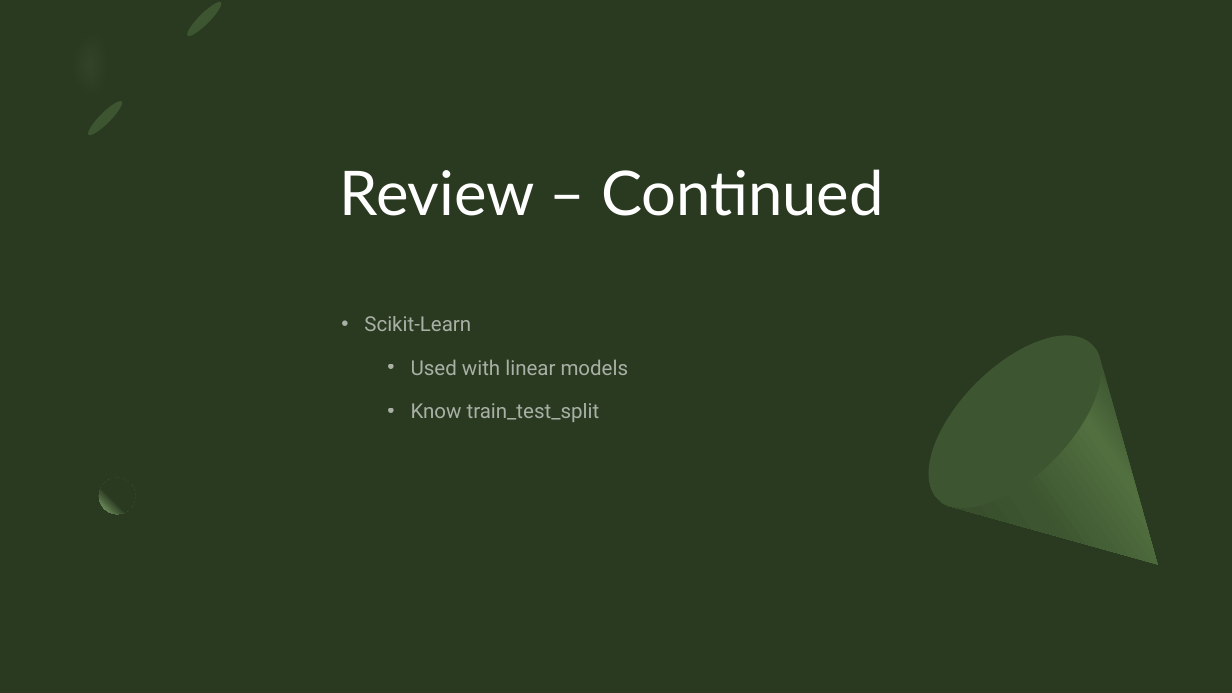
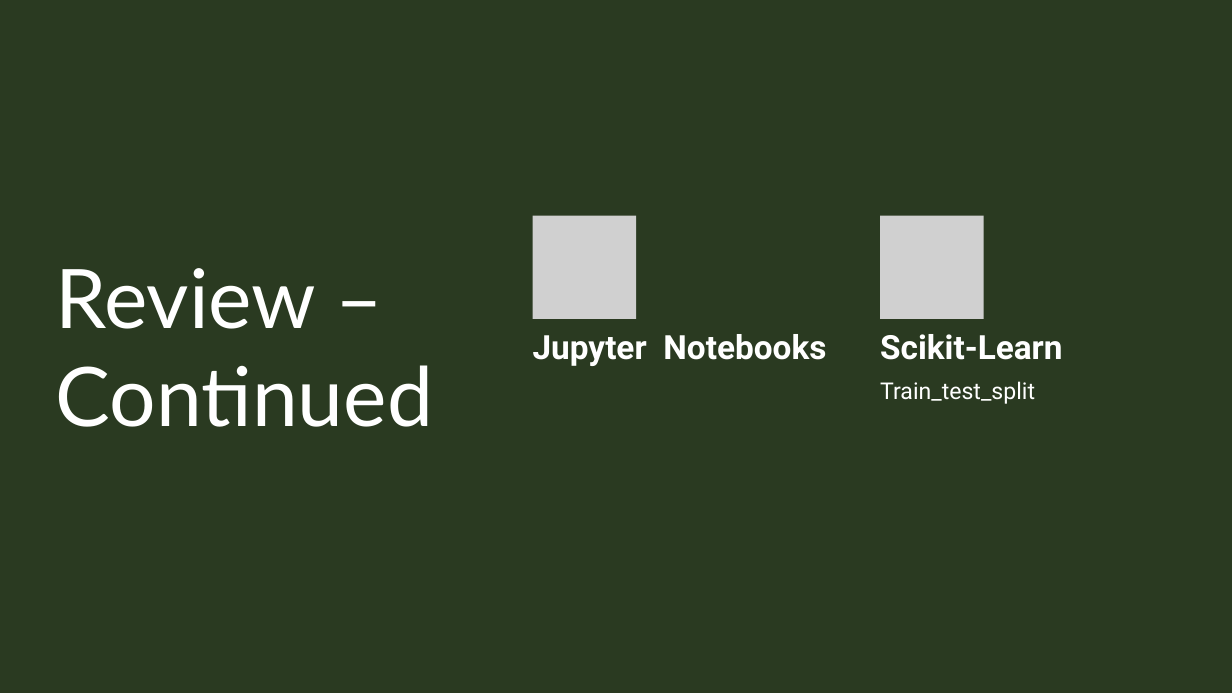
Before and after one commit to hank-butler/GenAssembly, a slide deck: slide 5 of HButler_Decision_Trees.pptx (slide 4 before the commit). Drawn at 1232x693 pixels with LibreOffice and Linux fonts; fonts in the diff are those of the drawing; grey boxes stand for pictures. Boxes give left, top, right and bottom in pixels: in the first picture for what was removed or moved away, otherwise in the second. Text is boxed around its words. In the diff, an @@ line names an element or a change of style, - is before the commit and + after.

```diff
--- a/HButler_Decision_Trees.pptx
+++ b/HButler_Decision_Trees.pptx
@@ freeform shape removed at (x1=22, y1=0, x2=221, y2=135) @@
@@ freeform shape removed at (x1=23, y1=0, x2=230, y2=143) @@
@@ ellipse removed at (x1=184, y1=0, x2=225, y2=40) @@
@@ ellipse removed at (x1=85, y1=97, x2=126, y2=138) @@
@@ title "Review – Continued" moved from (x1=339, y1=169, x2=884, y2=216) to (x1=56, y1=268, x2=433, y2=427) @@
@@ title "Review – Continued" at (x1=56, y1=268, x2=433, y2=427): size 48 to 64 pt; vertical alignment top to middle @@
@@ text removed at (x1=364, y1=316, x2=629, y2=422) @@
-• Scikit-Learn
-  • Used with linear models
-  • Know train_test_split
@@ ellipse removed at (x1=899, y1=306, x2=1130, y2=537) @@
@@ freeform shape removed at (x1=900, y1=307, x2=1232, y2=641) @@
@@ group added at (x1=532, y1=215, x2=1062, y2=404): 3 texts, 2 pictures @@
+Jupyter Notebooks
+Scikit-Learn
+Train_test_split
@@ ellipse removed at (x1=99, y1=478, x2=135, y2=514) @@
```
Also in this commit, not shown: 2 other slides changed.
